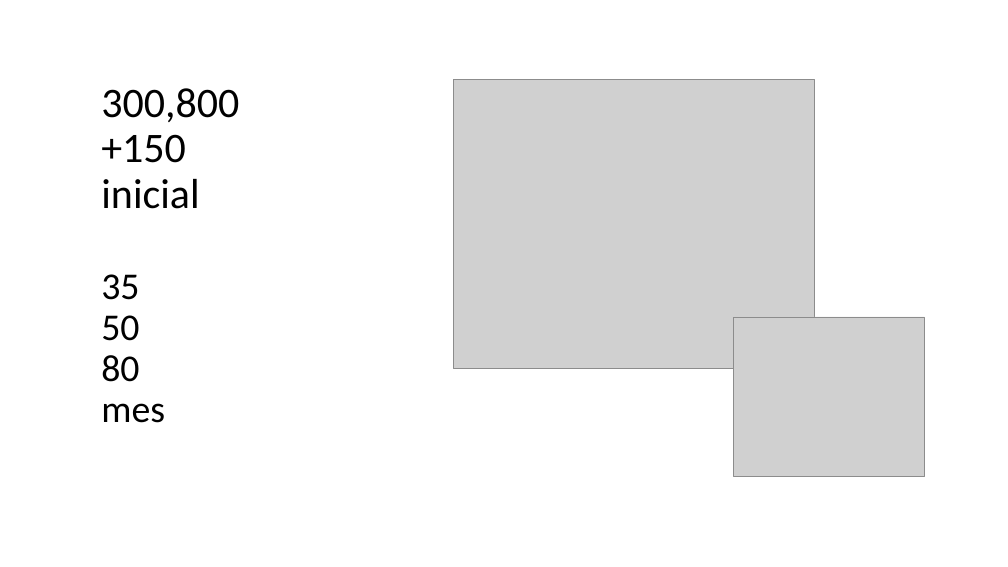
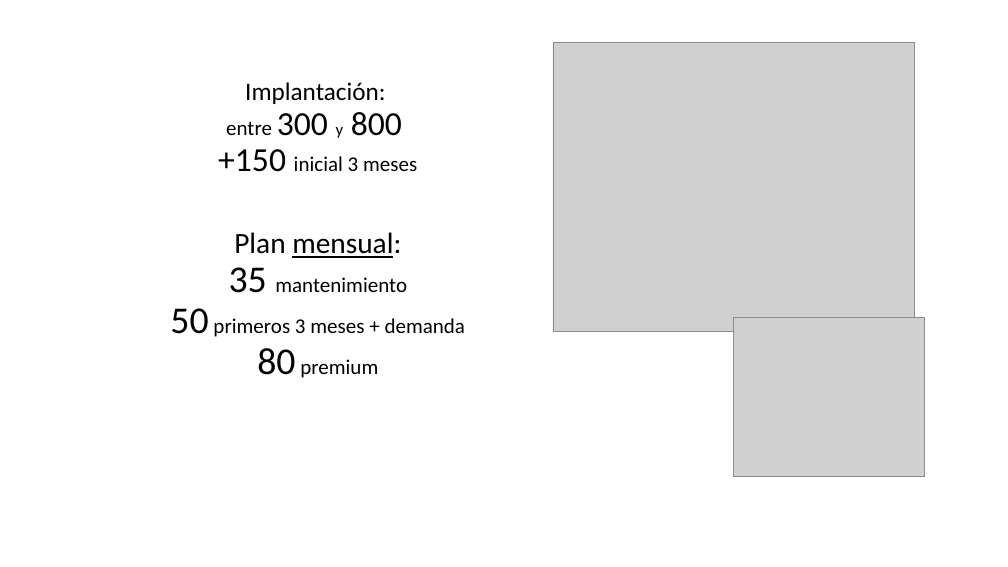
Before and after one commit to SrPampa/RepositorioPrueba, a slide deck: slide 5 of presentacion.pptx. Drawn at 1008x567 pixels with LibreOffice and Linux fonts; fonts in the diff are those of the drawing; grey boxes stand for pictures. Boxes give left, top, right and bottom in pixels: in the first picture for what was removed or moved away, otherwise in the second. Text is boxed around its words. In the diff, an @@ line names an element or a change of style, - is before the commit and + after.

```diff
--- a/presentacion.pptx
+++ b/presentacion.pptx
@@ picture: place and size @@
-picture at (454,79,815,368)
+picture at (553,43,914,332)
@@ title at (170,82,466,378): text changed; size 40 to 20 pt @@
-300,800
-+150
-inicial
-35
-50
-80
-mes
+Implantación:
+entre 300 y 800
++150 inicial 3 meses
+Plan mensual:
+35 mantenimiento
+50 primeros 3 meses + demanda
+80 premium
```
Also in this commit, not shown: 1 slide added, 2 other files.
